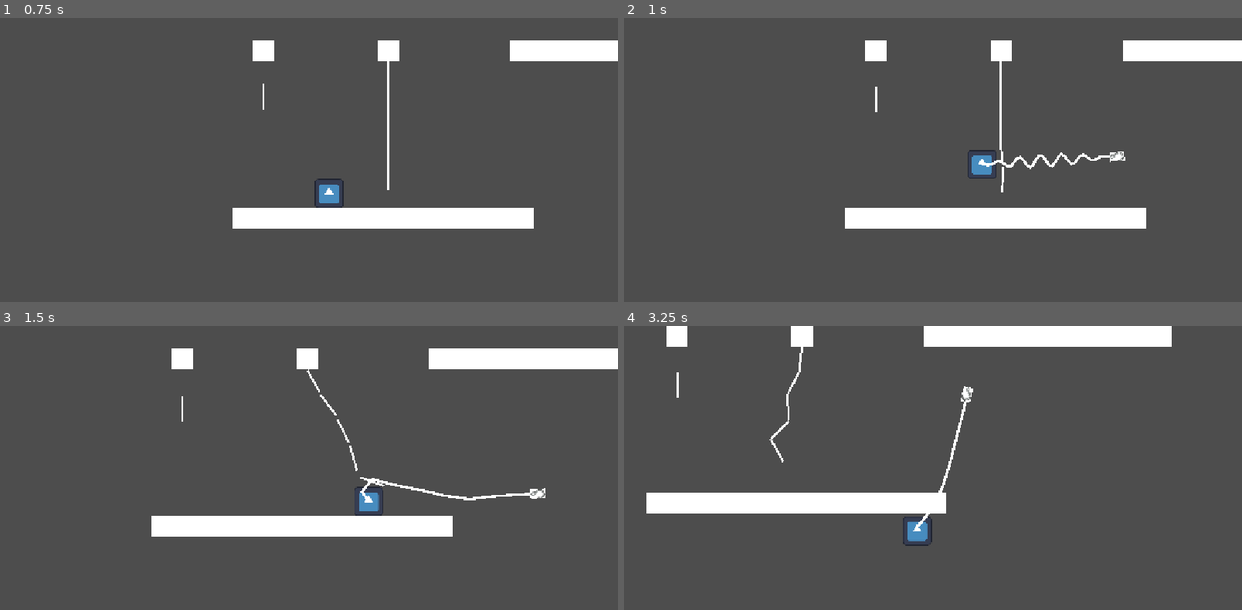
Above: before the commit, frames 1-4 (two rows, left to right).
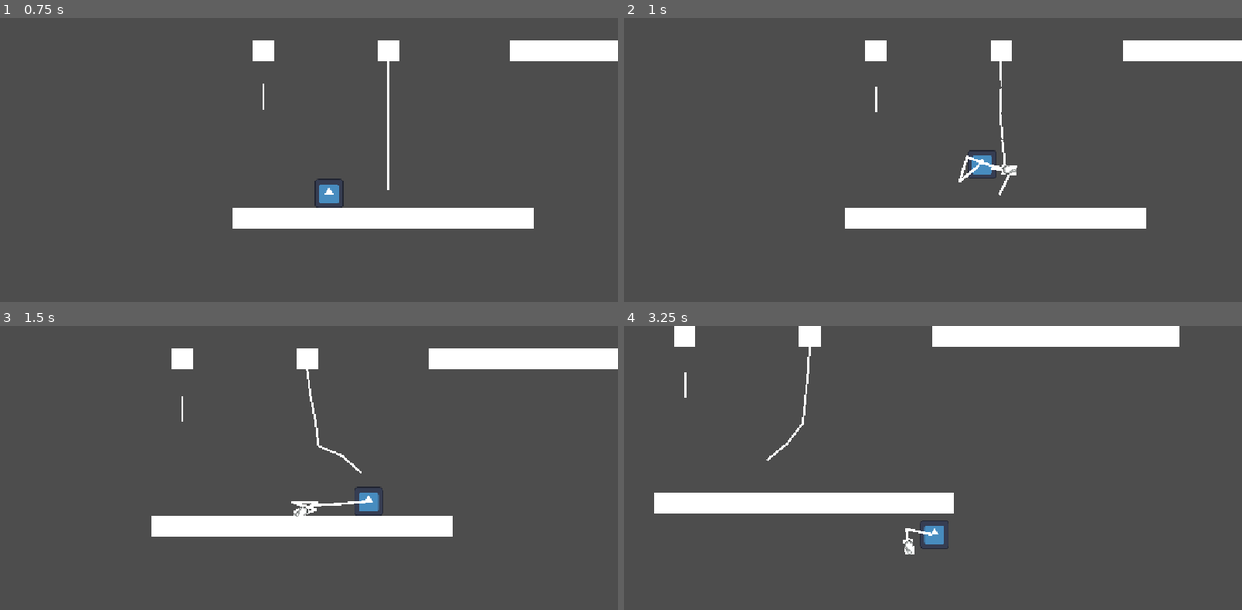
Above: after the commit, the same moments.

Repository: Darianlime/Evanescent
Game: Godot game, scene res://Scenes/main.tscn
The game is run twice, just before and just after one commit, with the same random seed, the same clock (stepped at 60 frames per second) and the same inputs. The engine's default icon, where the game draws it, is replaced by a stand-in: a white triangle on a blue panel in a dark square.
Inputs (mouse positions are in pixels of both pictures, inside the frame that each line leads up to):
- Up to frame 1 (0.75 s): move the mouse to (444, 174) at 0.52 s; hold D (right) from 0.53 s (still down); right-click (444, 174) at 0.6 s
- Up to frame 2 (1 s): keep holding D (right); tap Space (jump) at 0.77 s; click (1068, 174) at 0.8 s
- Up to frame 3 (1.5 s): keep holding D (right); move the mouse to (185, 516) at 1.27 s; click (185, 516) at 1.35 s
- Up to frame 4 (3.25 s): tap Space (jump) at 1.52, 3.02 s; right-click (809, 516) at 1.55 s; move the mouse to (994, 422) at 2.02 s; release D (right) at 2.03 s; hold A (left) 2.03-2.78 s; right-click (994, 422) at 2.1 s; click (994, 422) at 2.3 s; move the mouse to (902, 570) at 2.77 s; hold D (right) from 2.78 s (still down); click (902, 570) at 2.85 s; right-click (902, 570) at 3.05 s

Frame 1 is identical in both runs. In frame 2, 0.6% of the frame differs, in the area x 54-82%, y 22-63%; in frame 3, 0.9%; in frame 4, 1.9%, in the area x 3-90%, y 0-81%.

Commit message:
Chaingun Reeling

Diff:
--- a/Scenes/main.tscn
+++ b/Scenes/main.tscn
@@ -17,7 +17,7 @@
 position = Vector2(592.00006, 443)
 scale = Vector2(0.42, 0.42)
 script = ExtResource("2_kry3j")
-swing_speed = 11.0
+swing_speed = 15.0
 
 [node name="Camera2D" type="Camera2D" parent="Player" unique_id=1019283538]
 process_callback = 0
@@ -142,6 +142,10 @@
 [node name="Line2D" type="Line2D" parent="ChainGun" unique_id=667865146]
 width = 5.0
 
+[node name="ChainReelTimer" type="Timer" parent="ChainGun" unique_id=1850678062]
+wait_time = 2.0
+one_shot = true
+
 [node name="StaticBody2D4" type="StaticBody2D" parent="." unique_id=1624183995]
 position = Vector2(1198, 180)
 scale = Vector2(11.545, 1)
--- a/Scripts/ChainGun.gd
+++ b/Scripts/ChainGun.gd
@@ -1,5 +1,10 @@
 class_name ChainGun
 extends Node2D
+
+enum ChainGunState { IDLE, GRAPPLING, RETRACTING, REELING }
+
+@onready var chain_reel_timer : Timer = $ChainReelTimer
+@onready var chain_line: Line2D = $Line2D
 
 var player: CharacterBody2D
 var player_pin_joint: PinJoint2D
@@ -15,6 +20,7 @@
 var shoot_progress := 0.0
 var grapple_point := Vector2.ZERO
 var rope_length := 0.0
+var reel_remaining_segments := 0
 
 var hit_joint : PinJoint2D
 
@@ -24,10 +30,14 @@
 var is_physics_chain = false
 var is_chain_tip_hit = false
 var is_grappling = false
+var is_reeling = false
 @export var shoot_speed = 1000
+@export var reel_speed := 500.0
+@export var min_rope_length := 48.0
 @export var chain_segments = 10
 @export var wobble_amplitude := 20.0
 @export var wobble_frequency := 3.0
+
 var segment_length = 48.0
 var delay: float:
 	get:
@@ -39,8 +49,7 @@
 
 var chain_tip_init = preload("res://Scenes/Player/chain_tip.tscn")
 var chain_init = preload("res://Scenes/Player/chain.tscn")
-var chain_curve : Curve2D
-@onready var chain_line: Line2D = $Line2D
+
 const CHAIN_GUN_NAME = "ChainGun"
 
 func initialize(player_ref: CharacterBody2D, pin_joint_ref: PinJoint2D):
@@ -52,10 +61,8 @@
 		return
 
 	is_chain_tip_hit = true
-	print(shoot_progress)
 	actual_target_distance = shoot_progress * actual_target_distance
 	var new_chain_length = ceilf(actual_target_distance/segment_length)
-	print(new_chain_length)
 	for i in range(chains.size()-1, new_chain_length - 1, -1):
 		if is_instance_valid(chains[i]):
 			chains[i].queue_free()
@@ -69,7 +76,22 @@
 	is_grappling = true
 	grapple_point = chain_tip.global_position
 	rope_length = player.global_position.distance_to(grapple_point)
-	print("PlayerController detected hit: " + body.name)
+	reel_remaining_segments = ceili(rope_length / 48.0)
+
+func reel_chain(delta):
+	if !chain_reel_timer.is_stopped() or !is_grappling:
+		return
+	print("reeling")
+	is_reeling = true
+	rope_length = maxf(min_rope_length, rope_length - reel_speed * delta)
+	var remaining_segments = ceili(rope_length / 48.0)
+	if is_instance_valid(chains[0]) && remaining_segments >= 1 && reel_remaining_segments != remaining_segments:
+		var front = chains.pop_front()
+		front.queue_free()
+		reel_remaining_segments = remaining_segments
+
+	print(remaining_segments)
+
 
 func retract_chain():
 	if is_retracting:
@@ -80,6 +102,7 @@
 	is_shooting = false
 	is_physics_chain = false
 	is_grappling = false
+	is_reeling = false
 
 	if hit_joint:
 		hit_joint.queue_free()
@@ -134,6 +157,9 @@
 	is_chain_retracted_out = false
 
 func shoot_chain():
+	if is_retracting or is_shooting or is_chain_retracted_out:
+		return
+
 	is_chain_tip_hit = false
 	shoot_progress = 0
 	actual_target_distance = target_distance
@@ -164,6 +190,8 @@
 
 	perpendicular = Vector2(-chain_direction.y, chain_direction.x)
 
+	chain_reel_timer.start()
+
 	is_shooting = true
 	is_chain_retracted_out = true
 
@@ -173,7 +201,6 @@
 
 	chain_start = player.chain_spawn.global_position
 	shoot_progress = move_toward(shoot_progress, 1.0, shoot_speed * delta / actual_target_distance)
-	print(shoot_progress)
 	if shoot_progress >= 1.0:
 		shoot_progress = 1.0
 		activate_chain_physics()
--- a/Scripts/PlayerController.gd
+++ b/Scripts/PlayerController.gd
@@ -13,6 +13,8 @@
 @export_range(0, 1) var decelerate_on_jump_release = 0.5
 
 @onready var chain_gun: ChainGun = $"../ChainGun"
+
+var is_left_click_held := false
 
 func _ready() -> void:
 	chain_gun.initialize(self, pin_joint)
@@ -59,22 +61,16 @@
 	if was_on_floor and !is_on_floor() and velocity.y >= 0:
 		coyote_timer.start();
 
+	# shoot chain
 	if Input.is_action_just_pressed("shoot"):
-		if !chain_gun.is_retracting and !chain_gun.is_shooting and !chain_gun.is_chain_retracted_out:
-			chain_gun.shoot_chain()
+		chain_gun.shoot_chain()
 
-	if Input.is_action_just_released("retract"):
-		if !chain_gun.is_retracting:
-			chain_gun.retract_chain()
+	#retract
+	if Input.is_action_just_released("shoot"):
+		chain_gun.retract_chain()
 
+	chain_gun.reel_chain(delta)
 
-	# for collision in get_slide_collision_count():
-	# 	var hit = get_slide_collision(collision)
-	# 	var body = hit.get_collider()
-
-	# 	if body is RigidBody2D:
-	# 		print("Hit a rigid body!")
-	# 		body.apply_central_impulse(-hit.get_normal() * 200)
 
 func apply_grapple_constraint():
 	if !chain_gun.is_grappling:
@@ -88,7 +84,6 @@
 
 	if distance > rope_length:
 		var outward_direction := offset.normalized()
-		print(outward_direction)
 
 		global_position = anchor + outward_direction * rope_length
 
